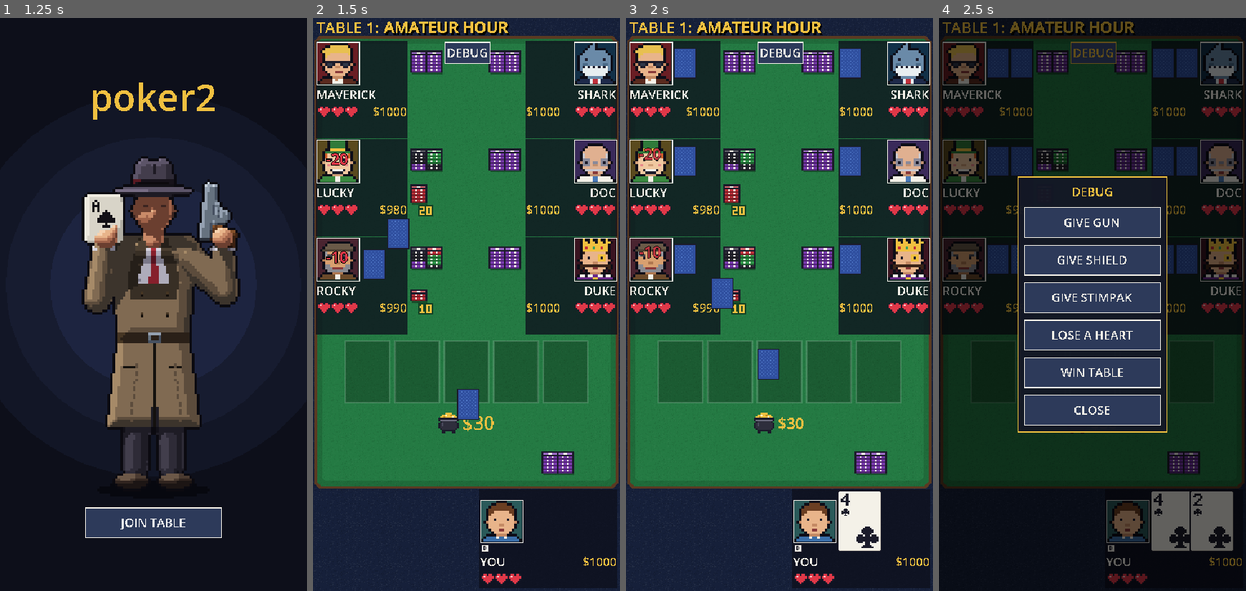
Above: before the commit, frames 1-4 (left to right).
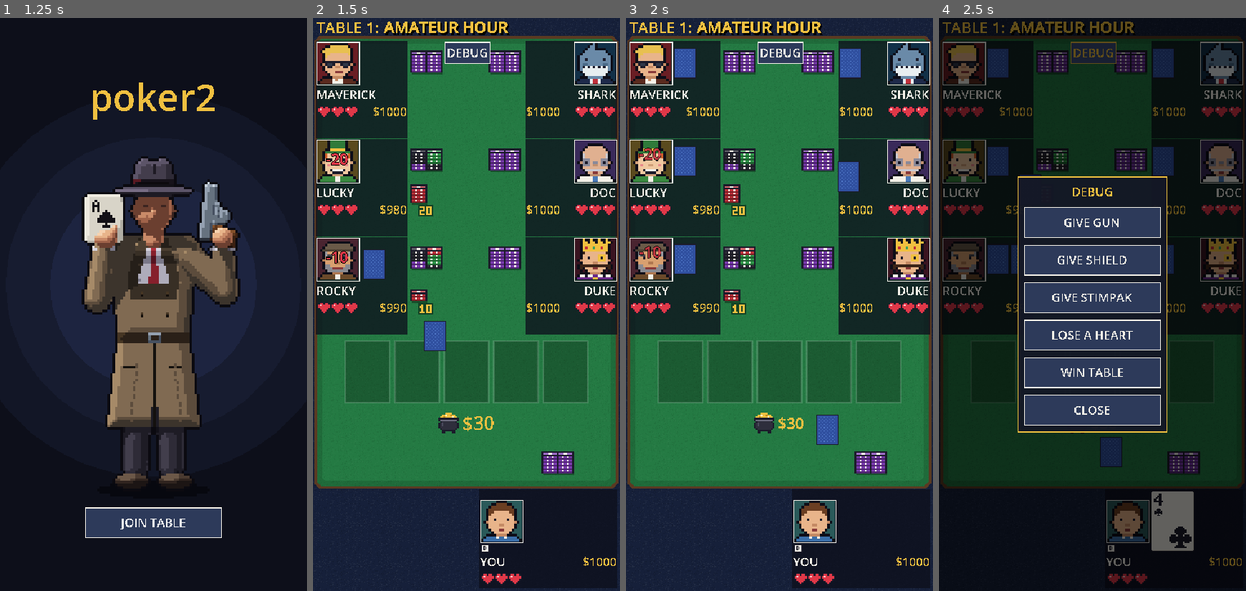
Above: after the commit, the same moments.

Repository: ryanlacroix/poker2
Game: Godot game, scene res://scenes/main_menu.tscn
Same seed, same stepped clock (60 frames per second), same inputs: the game is played once before the commit and once after it.
Inputs (mouse positions are in pixels of both pictures, inside the frame that each line leads up to):
- Up to frame 1 (1.25 s): move the mouse to (221, 275) at 0.52 s; tap F at 0.6 s; click (221, 275) at 0.67 s
- Up to frame 2 (1.5 s): click "JOIN TABLE" at 1.25 s
- Up to frame 3 (2 s): no input
- Up to frame 4 (2.5 s): click "DEBUG" at 2 s

Frame 1 is identical in both runs. In frame 2, 1.1% of the frame differs, in the area x 24-55%, y 35-71%; in frame 3, 3.1%; in frame 4, 3.2%, in the area x 23-96%, y 5-93%.

Commit message:
stagger deal release a little more and clean up win modal

Diff:
--- a/scripts/ui/table_scene.gd
+++ b/scripts/ui/table_scene.gd
@@ -18,7 +18,7 @@
 ## Gap between board cards dealt together (the flop) going down.
 const BOARD_DEAL_STAGGER := 0.07
 ## Gap between hole cards going down as they're dealt round the table.
-const HOLE_DEAL_STAGGER := 0.08
+const HOLE_DEAL_STAGGER := 0.13
 ## How long the action bar takes to fade in or out.
 const ACTION_BAR_FADE_SECONDS := 0.1
 ## Z index of the winning-hand banner and item notices: above the portraits, the gun and the
@@ -847,16 +847,16 @@
 	panel.add_child(box)
 
 	var title := Label.new()
-	title.text = "YOU WIN!" if winner.is_human() else "BUSTED!"
+	title.text = "TABLE CLEARED" if winner.is_human() else "BUSTED!"
 	title.horizontal_alignment = HORIZONTAL_ALIGNMENT_CENTER
 	title.add_theme_font_size_override("font_size", 32)
 	title.add_theme_color_override("font_color", PixelArt.GOLD)
 	box.add_child(title)
-	var detail := Label.new()
-	detail.text = "You took every chip at the table." if winner.is_human() \
-		else "%s leads with $%d." % [winner.display_name, winner.chips]
-	detail.horizontal_alignment = HORIZONTAL_ALIGNMENT_CENTER
-	box.add_child(detail)
+	if not winner.is_human():
+		var detail := Label.new()
+		detail.text = "%s leads with $%d." % [winner.display_name, winner.chips]
+		detail.horizontal_alignment = HORIZONTAL_ALIGNMENT_CENTER
+		box.add_child(detail)
 	var next := _new_button("ASCEND TO TABLE %d" % (_level.number + 1) if winner.is_human() else "PLAY AGAIN")
 	next.pressed.connect(func() -> void:
 		if winner.is_human():
@@ -864,6 +864,7 @@
 		get_tree().reload_current_scene())
 	box.add_child(next)
 	next.grab_focus()
-	var menu := _new_button("MAIN MENU")
-	menu.pressed.connect(func() -> void: get_tree().change_scene_to_file("res://scenes/main_menu.tscn"))
-	box.add_child(menu)
+	if not winner.is_human():
+		var menu := _new_button("MAIN MENU")
+		menu.pressed.connect(func() -> void: get_tree().change_scene_to_file("res://scenes/main_menu.tscn"))
+		box.add_child(menu)
